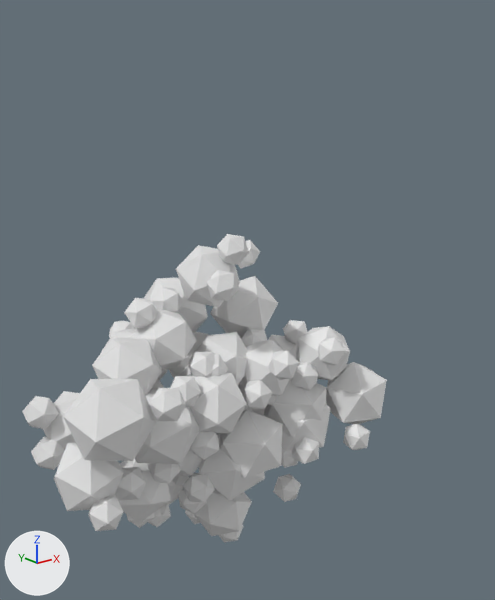
What one commit did to the Blender file Assets/Models/GABA_tree.blend.
The view is the same before and after, from a 50 mm lens placed at (-23.5, -29.7, 19.5), pointed at (0.1, -0.1, 7.6). Every picture has the same lights, and +X, +Y and +Z are marked at lower left.

The first picture shows 'CH2.001', 'CH2.002', 'CH2.003', 'CH2.004', 'CH2.005', 'CH2.006', 'CHO2', 'NH2'.
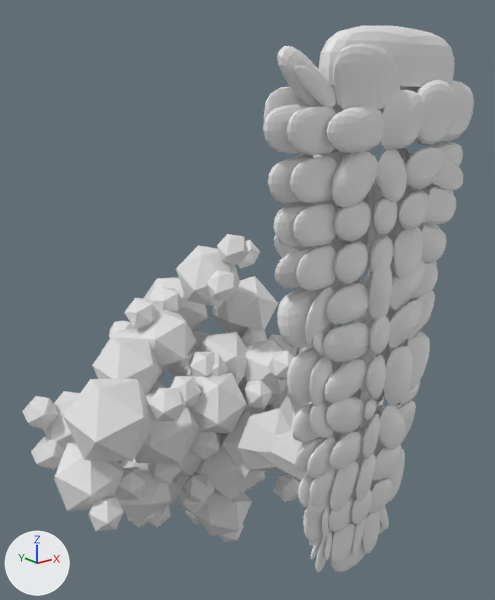
What differs and where, as boxes [x1, y1, x2, y2] in the pictures (495 x 600 px):
'river', shown: after [263, 26, 474, 573]
'Trunk', shown: after [238, 395, 385, 546]
'CH2.003', unchanged, covered by the edit: before [216, 320, 387, 450]; after [216, 329, 384, 434]
'CHO2', unchanged, covered by the edit: before [217, 379, 327, 479]; after [217, 386, 309, 479]

What changed in the scene script:
```text
Change ob_trunk:
    remove ob_trunk.hide_set(True)
Change ob_river:
    remove ob_river.hide_set(True)
```
